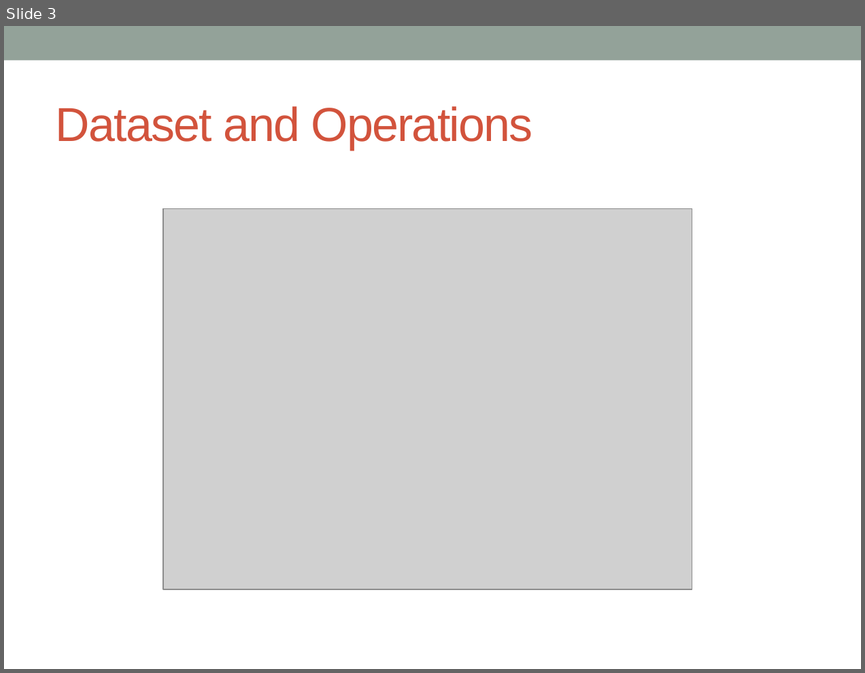
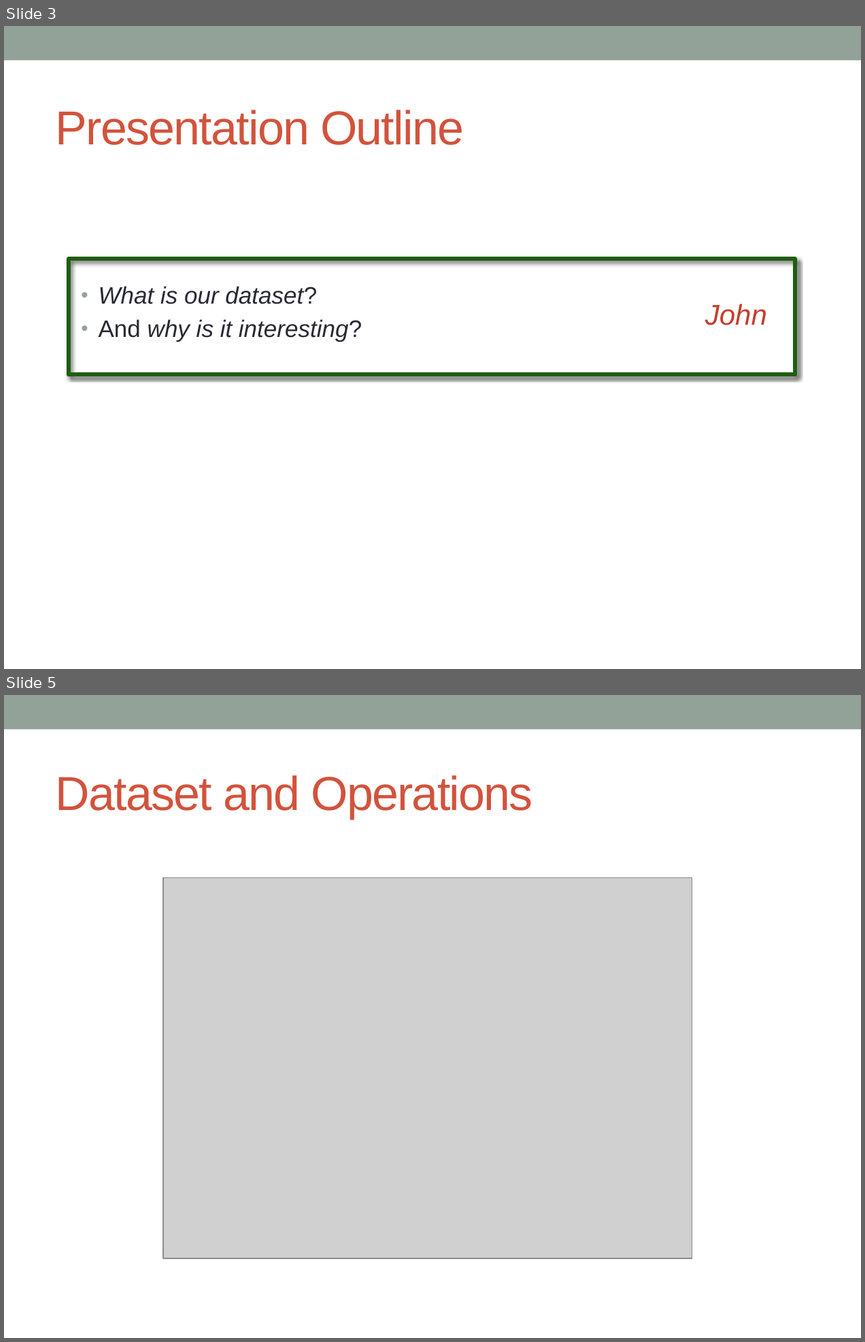
Before and after one commit to ldsa-project-g2/passwords, a slide deck: presentation/group_presentation.pptx. Shown one above the other, each under a label of ours: slide 3 before the commit, slides 3 and 5 after it; the slides between them are not shown. The pictures are 865x673 and 865x1342 pixels, drawn with LibreOffice and Linux fonts; fonts in the diff are those of the drawing; grey boxes stand for pictures. Boxes give left, top, right and bottom in pixels: in the first picture for what was removed or moved away, otherwise in the second. Text is boxed around its words. In the diff, an @@ line names an element or a change of style, - is before the commit and + after.

```diff
--- a/presentation/group_presentation.pptx
+++ b/presentation/group_presentation.pptx
@@ slide 3 added at (x1=4, y1=26, x2=861, y2=669), background #FFFFFF; not listed: 1 template element that a slide beside it also shows @@
@@ title added at (x1=56, y1=110, x2=464, y2=145), 40 pt, text #D2533C @@
+Presentation Outline
@@ rectangle added at (x1=68, y1=259, x2=795, y2=375), outline #1F5E12 3.5 pt @@
@@ text added at (x1=99, y1=286, x2=362, y2=342), 20 pt, text #292934, italic @@
+  • What is our dataset?
+  • And why is it interesting?
@@ text added at (x1=705, y1=303, x2=767, y2=325), 24 pt, text #C63D2E, italic @@
+John
@@ what was slide 3 is now slide 5 @@
```
Also in this commit, not shown: 1 slide changed, 2 other slides added.
